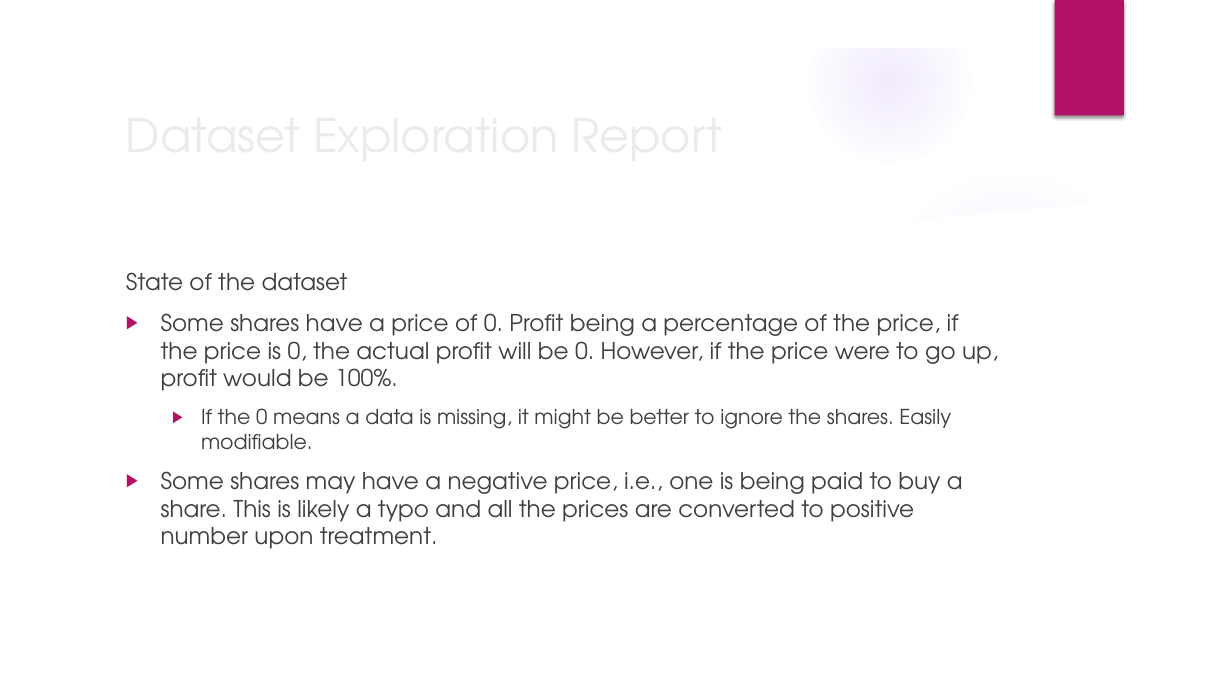
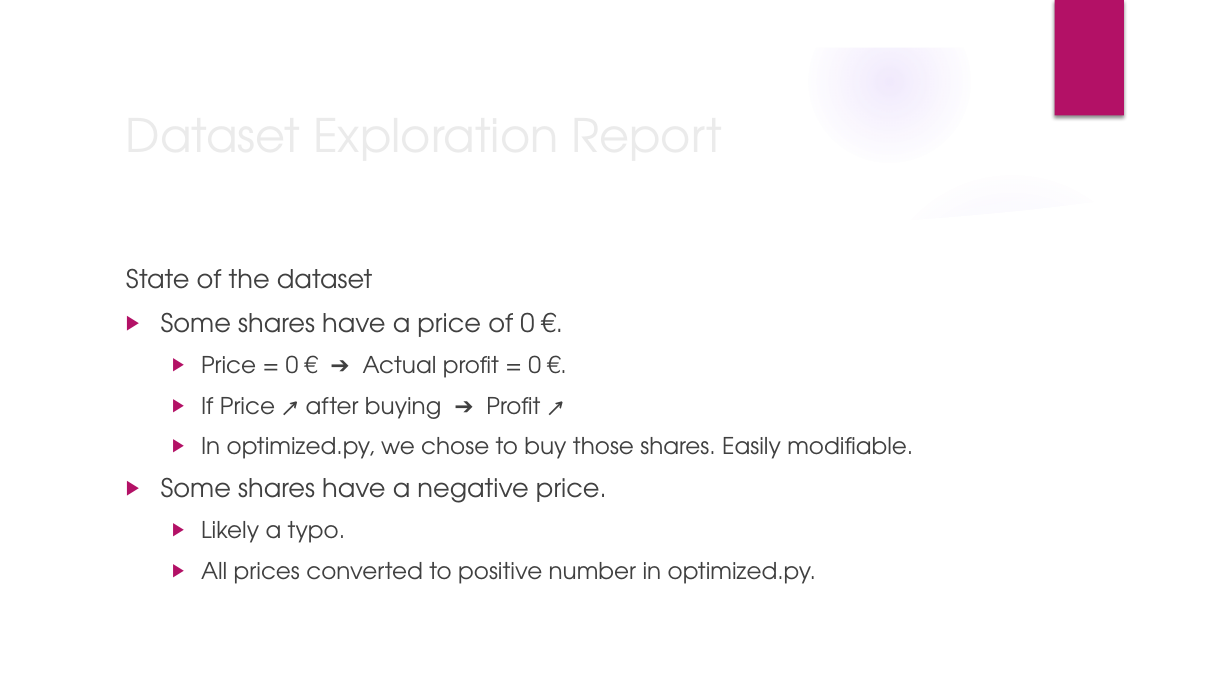
Before and after one commit to franfif/algoinvest-trade, a slide deck: slide 13 of Project7_Presentation.pptx. Drawn at 1232x693 pixels with LibreOffice and Linux fonts; fonts in the diff are those of the drawing; background and template pictures are left out. Boxes give left, top, right and bottom in pixels: in the first picture for what was removed or moved away, otherwise in the second. Text is boxed around its words. In the diff, an @@ line names an element or a change of style, - is before the commit and + after.

```diff
--- a/Project7_Presentation.pptx
+++ b/Project7_Presentation.pptx
@@ text at (126,268,270,289): size 18 to 20 pt in "State of the dataset" @@
@@ text at (161,312,913,584): text changed @@
-▶ Some shares have a price of 0. Profit being a percentage of the price, if the price is 0, the actual profit will be 0. However, if the price were to go up, profit would be 100%.
-  ▶ If the 0 means a data is missing, it might be better to ignore the shares. Easily modifiable.
-▶ Some shares may have a negative price, i.e., one is being paid to buy a share. This is likely a typo and all the prices are converted to positive number upon treatment.
+▶ Some shares have a price of 0 €.
+  ▶ Price = 0 € ➔ Actual profit = 0 €.
+  ▶ If Price ↗ after buying ➔ Profit ↗
+  ▶ In optimized.py, we chose to buy those shares. Easily modifiable.
+▶ Some shares have a negative price.
+  ▶ Likely a typo.
+  ▶ All prices converted to positive number in optimized.py.
```
Also in this commit, not shown: 10 other slides changed, 3 slides added, 3 slides removed.
